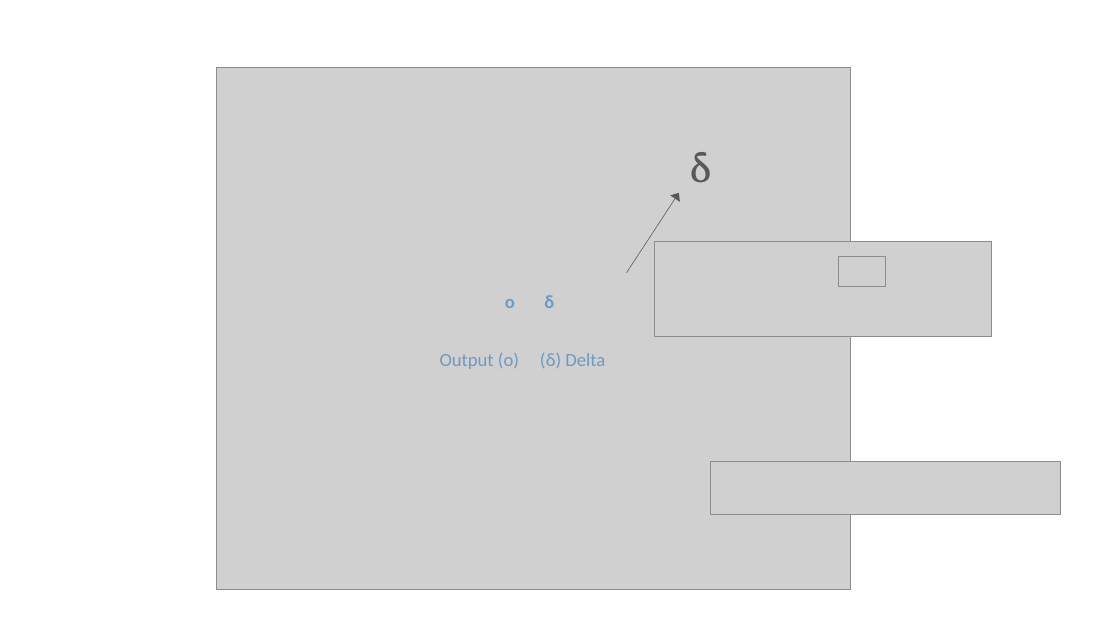
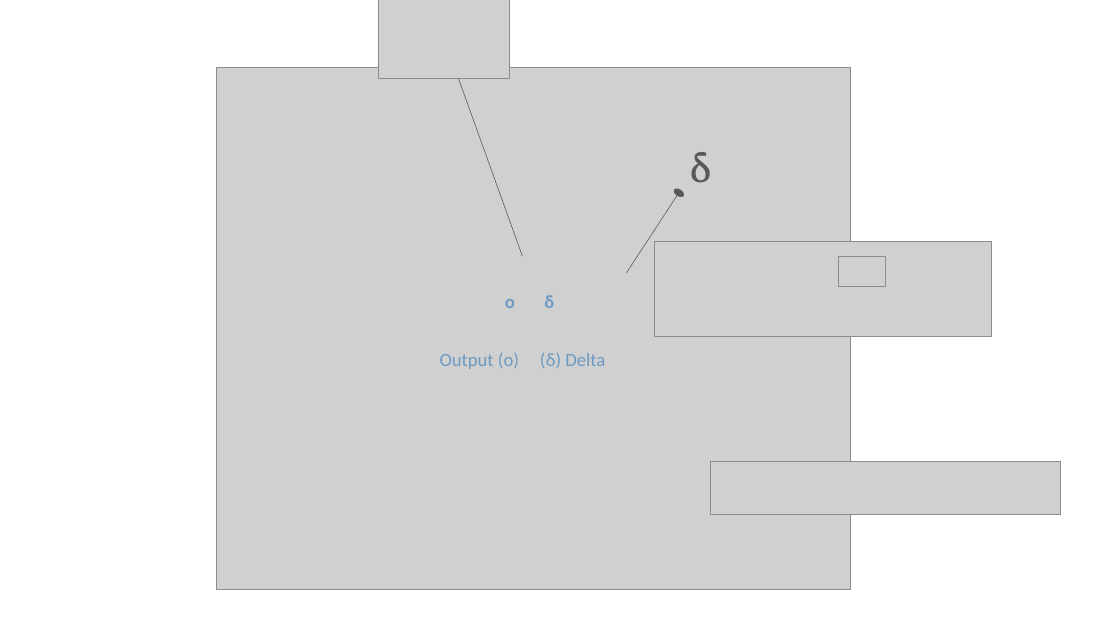
Before and after one commit to PracticumAI/deep_learning, a slide deck: slide 14 of presentations/03_gradient_descent.pptx (slide 13 before the commit). Drawn at 1120x630 pixels with LibreOffice and Linux fonts; fonts in the diff are those of the drawing; grey boxes stand for pictures. Boxes give left, top, right and bottom in pixels: in the first picture for what was removed or moved away, otherwise in the second. Text is boxed around its words. In the diff, an @@ line names an element or a change of style, - is before the commit and + after.

```diff
--- a/presentations/03_gradient_descent.pptx
+++ b/presentations/03_gradient_descent.pptx
@@ picture added at (379, 0, 510, 78) @@
@@ arrow added from (523, 256) to (455, 68), #595959 0.5 pt @@
@@ arrow (627, 273) - (679, 193): arrowheads changed @@
```
Also in this commit, not shown: 2 slides added, 6 other files.
